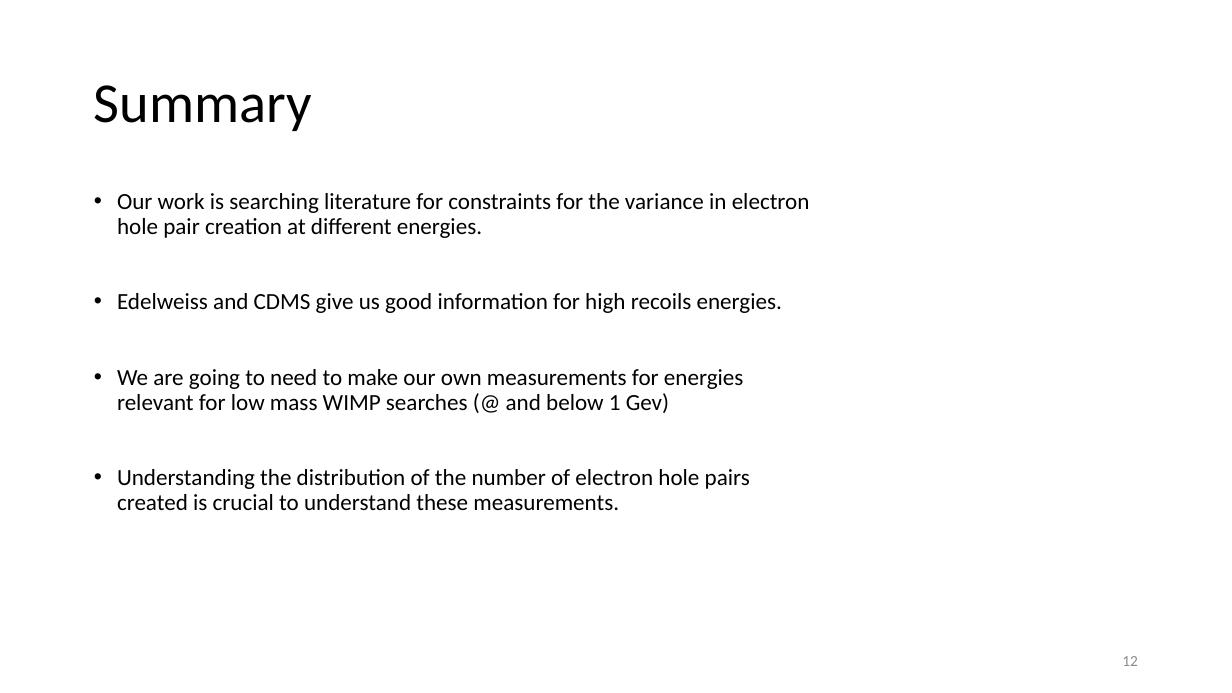
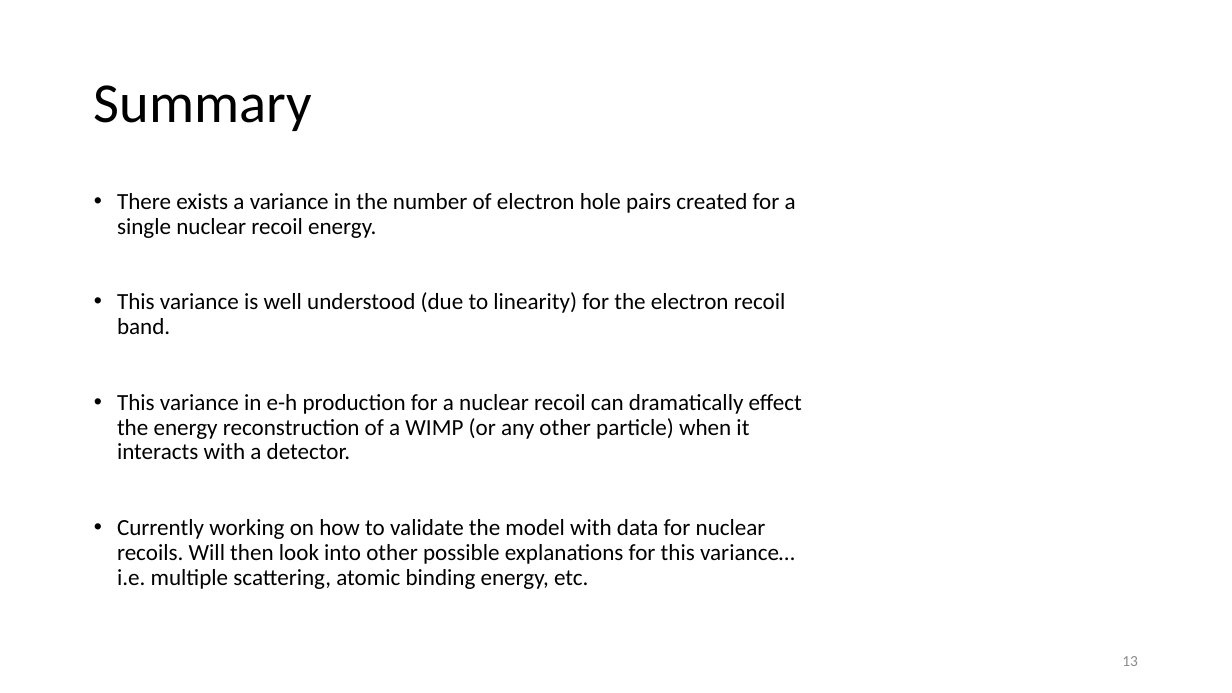
Before and after one commit to villaa/nrFano_Constraint, a slide deck: slide 13 of Mitch_Hawaii_talk. .pptx (slide 12 before the commit). Drawn at 1232x693 pixels with LibreOffice and Linux fonts; fonts in the diff are those of the drawing. Boxes give left, top, right and bottom in pixels: in the first picture for what was removed or moved away, otherwise in the second. Text is boxed around its words. In the diff, an @@ line names an element or a change of style, - is before the commit and + after.

```diff
--- a/Mitch_Hawaii_talk. .pptx
+++ b/Mitch_Hawaii_talk. .pptx
@@ text at (117,193,802,589): text changed @@
-• Our work is searching literature for constraints for the variance in electron hole pair creation at different energies.
-• Edelweiss and CDMS give us good information for high recoils energies.
-• We are going to need to make our own measurements for energies relevant for low mass WIMP searches (@ and below 1 Gev)
-• Understanding the distribution of the number of electron hole pairs created is crucial to understand these measurements.
+• There exists a variance in the number of electron hole pairs created for a single nuclear recoil energy.
+• This variance is well understood (due to linearity) for the electron recoil band.
+• This variance in e-h production for a nuclear recoil can dramatically effect the energy reconstruction of a WIMP (or any other particle) when it interacts with a detector.
+• Currently working on how to validate the model with data for nuclear recoils. Will then look into other possible explanations for this variance… i.e. multiple scattering, atomic binding energy, etc.
@@ page number at (1122,656,1138,666): text changed @@
-12
+13
```
Also in this commit, not shown: 4 other slides changed, 11 slides added, 1 slide removed, 16 other files.
